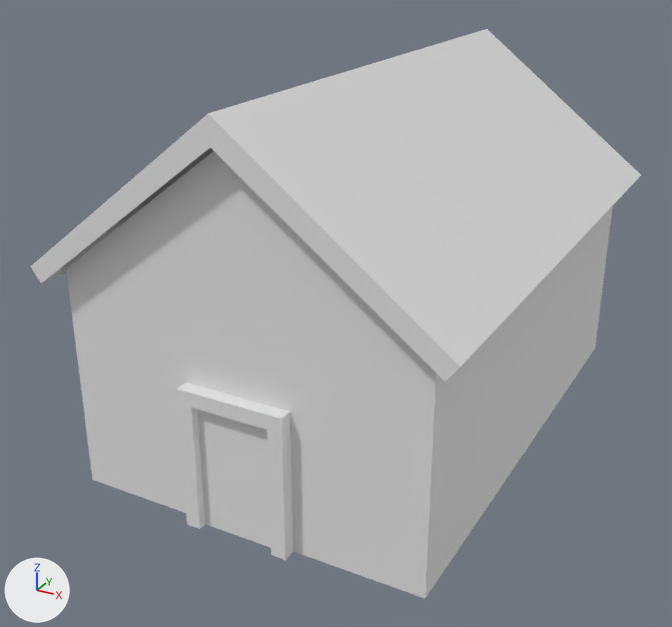
The glTF model BasicHouse.glb: old version first, new version second.
Both versions are drawn from a camera (50 mm lens) standing at (2.27, -4.66, 1.91) and looking at (-0.15, -0.26, -0.29). Lighting does not change. The marker at lower left points along +X, +Y and +Z. Vertices at the same position are counted once.

The first picture shows 'BasicHouse', 'BasicHouseDoor', 'BasicHouseRoof'.
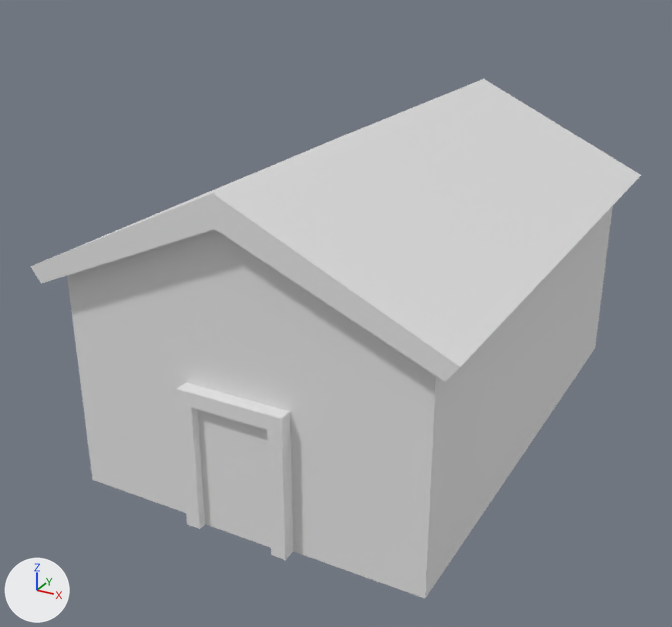
Where the change shows, as pixel boxes [x1, y1, x2, y2] in the pictures (672 x 627 px; the box of a moved part takes in the faces that stretch with it):
```json
{"object": "BasicHouse", "change": "reshaped", "before": [66, 151, 613, 598], "after": [67, 206, 613, 598], "on screen": "12% shorter"}
{"object": "BasicHouseRoof", "change": "reshaped", "before": [30, 29, 641, 381], "after": [30, 79, 641, 382], "on screen": "14% shorter"}
{"part": 1, "of": "me_cube", "change": "moved or reshaped", "before": [67, 151, 411, 348], "after": [80, 229, 384, 342]}
```

Scene script edits in JSON lines:
```json
{"block": "me_cube", "where": "me_cube.from_pydata(...)  # 10 vertices, 14 faces; spans x -1.0..1.0, y -1.5..1.5, z -1.0..1.0"}
{"block": "me_cube", "where": "# used by ob_basichouse; location = (0.0, 0.0, 0.0)"}
{"block": "me_cube", "change": "me_cube part 1"}
{"op": "set", "path": "me_cube.vertices[8].co", "old": "(0.0, -1.5, 1.0)", "new": "(0.0, -1.5, 0.67)"}
{"op": "set", "path": "me_cube.vertices[9].co", "old": "(0.0, 1.5, 1.0)", "new": "(0.0, 1.5, 0.67)"}
{"block": "me_cube_001", "where": "me_cube_001.from_pydata(...)  # 12 vertices, 18 faces; spans x -1.14..1.14, y -1.6..1.6, z 0.19..1.14"}
{"block": "me_cube_001", "where": "# used by ob_basichouseroof; location = (0.0, 0.0, 0.0)"}
{"block": "me_cube_001", "change": "me_cube_001 part 2"}
{"op": "set", "path": "me_cube_001.vertices[2].co", "old": "(0.0, -1.6, 1.0)", "new": "(0.0, -1.6, 0.64)", "note": "pixel (210, 147) -> pixel (214, 229)"}
{"op": "set", "path": "me_cube_001.vertices[3].co", "old": "(0.0, 1.6, 1.0)", "new": "(0.0, 1.6, 0.64)"}
{"op": "set", "path": "me_cube_001.vertices[6].co", "old": "(0.0, 1.6, 1.14)", "new": "(0.0, 1.6, 0.8)", "note": "pixel (486, 28) -> pixel (483, 78)"}
{"op": "set", "path": "me_cube_001.vertices[7].co", "old": "(0.0, -1.6, 1.14)", "new": "(0.0, -1.6, 0.8)", "note": "pixel (208, 113) -> pixel (212, 193)"}
```
